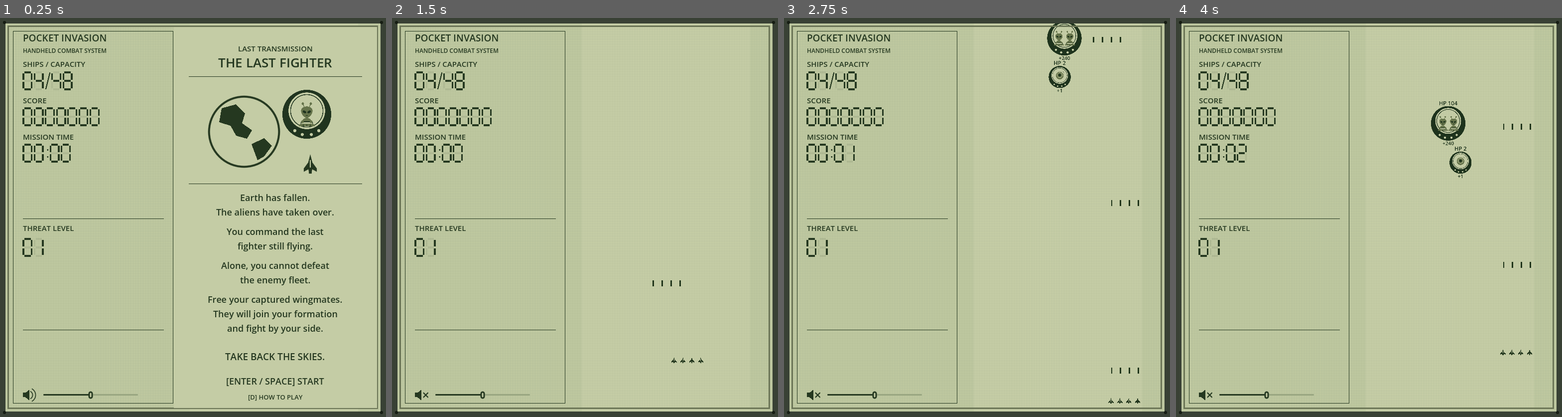
Above: before the commit, frames 1-4 (left to right).
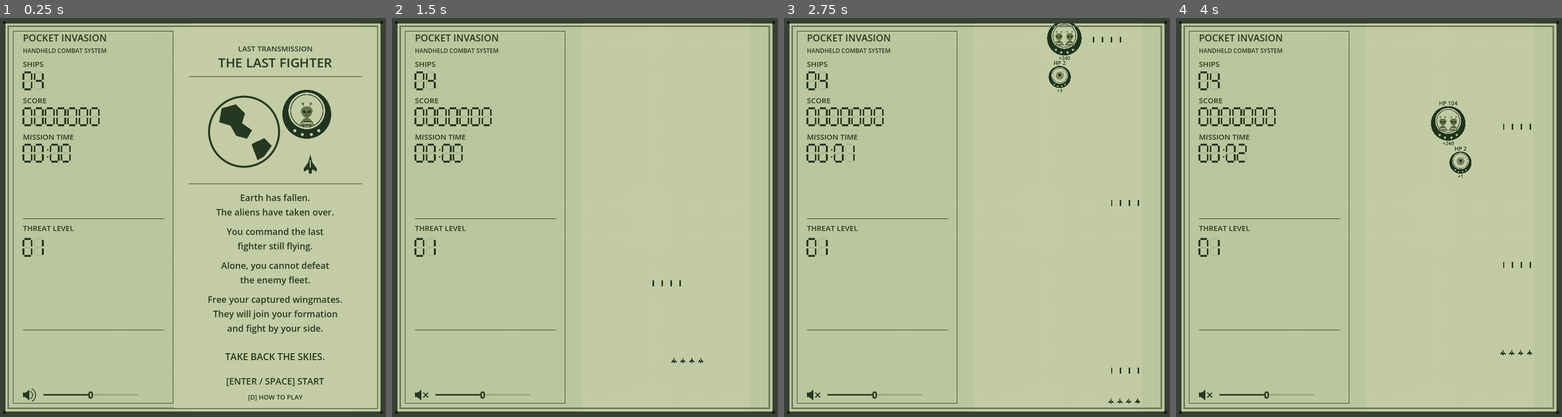
Above: after the commit, the same moments.

Repository: barmassimo/pocket-invasion
Game: Godot game, scene res://scenes/main.tscn
Two runs of this game, one before a commit and one after it. Both use one fixed random seed, a clock stepped at 60 frames per second and the inputs below.
Inputs (mouse positions are in pixels of both pictures, inside the frame that each line leads up to):
- Up to frame 1 (0.25 s): no input
- Up to frame 2 (1.5 s): click (422, 393) at 0.5 s; tap Enter at 1.25, 1.35 s; move the mouse to (669, 197) at 1.27 s; hold D from 1.28 s (still down); click (669, 197) at 1.42 s
- Up to frame 3 (2.75 s): tap Space at 1.52, 1.55, 1.82, 2.1, 2.27, 2.57 s; move the mouse to (899, 237) at 2.02 s; release D at 2.03 s; hold S from 2.03 s (still down); tap Enter at 2.3 s
- Up to frame 4 (4 s): move the mouse to (1407, 129) at 2.77 s; release S at 2.78 s; hold D 2.78-3.53 s; tap Enter at 2.85, 3.8 s; tap Space at 3.05, 3.77 s; move the mouse to (1349, 297) at 3.52 s; hold W from 3.53 s (still down); tap Ctrl at 3.6 s; click (1349, 297) at 3.67 s

The runs differ from the first frame. In frame 1, 0.2% of the frame differs, in the area x 11-23%, y 11-19%; in frame 2, 0.2%; in frame 3, 0.2%; in frame 4, 0.2%.

Commit message:
Remove fleet size cap and grow ship rendering dynamically

Diff:
--- a/game/scripts/checks.gd
+++ b/game/scripts/checks.gd
@@ -201,13 +201,15 @@
 	game.reset_run(true, 123)
 	var limits_valid: bool = true
 	for time: float in [0.0, 89.99, 90.0, 180.0, 270.0, 1800.0]:
+		game.reset_run(true, 123)
 		game.elapsed = time
 		for i: int in range(120):
 			game.add_soldier()
-		limits_valid = limits_valid and game.squad.size() == 48
-	check(limits_valid, "Fleet capacity stays at 48 at start, former unlock times and thirty minutes")
-	game.reset_run(true, 123)
-	check(Rules.MAX_SOLDIERS == 48 and game.squad.size() == Rules.START_SOLDIERS and game.elapsed == 0.0 and Rules.difficulty_time(game.elapsed) == 60.0 and Rules.threat_level(game.elapsed) == 1, "Restart restores four ships, internal level two and displayed level one")
+		game.arrange()
+		limits_valid = limits_valid and game.squad.size() == 124 and game.soldier_batches[0].multimesh.visible_instance_count == 124
+	check(limits_valid, "Fleet grows beyond 48 with every ship rendered at all survival times")
+	game.reset_run(true, 123)
+	check(game.squad.size() == Rules.START_SOLDIERS and game.elapsed == 0.0 and Rules.difficulty_time(game.elapsed) == 60.0 and Rules.threat_level(game.elapsed) == 1, "Restart restores four ships, internal level two and displayed level one")
 	game.reset_run(true, 123)
 	var small: CourseTarget = game.spawn_target(-3, -4, 0, Rules.target_health(0, 20, 1.0, 0), Rules.target_reward(0, 0), 0)
 	var large: CourseTarget = game.spawn_target(3, -4, 0, Rules.target_health(0, 20, 1.0, 2), Rules.target_reward(0, 2), 2)
@@ -231,12 +233,12 @@
 	check(game.squad.size() == Rules.START_SOLDIERS + 4, "Destroying large reinforcement target grants its four-soldier reward")
 	game.reset_run(true, 123)
 	game.elapsed = 270.0
-	for i: int in range(28):
+	for i: int in range(44):
 		game.add_soldier()
 	game.arrange()
 	var command: CourseTarget = game.spawn_target(0, -15, 0, 1, Rules.target_reward(0, 4), 4)
 	game.destroy_target(command)
-	check(game.squad.size() == 48 and Rules.shot_damage(game.squad.size()) == 1, "Command supply grants sixteen soldiers while shot damage stays at one")
+	check(game.squad.size() == 64 and Rules.shot_damage(game.squad.size()) == 1, "Command supply grants sixteen soldiers while shot damage stays at one")
 	var damage4: int = parallel_damage(game, 4)
 	var damage12: int = parallel_damage(game, 12)
 	var damage24: int = parallel_damage(game, 24)
@@ -320,7 +322,7 @@
 	send_key(KEY_DOWN, false)
 	check(game.player_z > forward_z, "S and down arrow move the fleet toward the bottom")
 	var edges_valid: bool = true
-	for count: int in [Rules.START_SOLDIERS, Rules.MAX_SOLDIERS]:
+	for count: int in [Rules.START_SOLDIERS, 124]:
 		game.reset_run(true, 123)
 		game.elapsed = 270.0
 		for i: int in range(count - Rules.START_SOLDIERS):
@@ -336,7 +338,7 @@
 		for ship: Node3D in game.squad:
 			bottom_y = maxf(bottom_y, game.camera.unproject_position(ship.position + Vector3(0, 0.35, 0)).y)
 		edges_valid = edges_valid and top_y >= 24 and top_y <= 40 and bottom_y >= 760 and bottom_y <= 776
-	check(edges_valid, "Small and full fleets can reach both screen edges without leaving the frame")
+	check(edges_valid, "Small and expanded fleets can reach both screen edges without leaving the frame")
 	game.reset_run(true, 123)
 	game.spawn_clock = 999.0
 	var moving_threat: CourseTarget = game.spawn_target(game.squad[0].position.x, game.player_z - 1.0, 1, 999, 50)
@@ -414,7 +416,7 @@
 	for i: int in range(120):
 		game.add_soldier()
 	game.arrange()
-	check(game.squad.size() == Rules.MAX_SOLDIERS, "Squad capacity bounded")
+	check(game.squad.size() == 124, "All reinforcements are retained beyond the former capacity")
 	await process_frame
 	var camera: Camera3D = game.get_viewport().get_camera_3d()
 	var viewport_size: Vector2 = game.get_viewport().get_visible_rect().size
@@ -422,12 +424,12 @@
 	for soldier: Node3D in game.squad:
 		var screen: Vector2 = camera.unproject_position(soldier.position)
 		formation_visible = formation_visible and screen.y > viewport_size.y * 0.8 and screen.y < viewport_size.y - 20.0
-	check(formation_visible, "Full formation stays visible in the bottom fifth of the screen")
+	check(formation_visible, "Expanded formation stays visible in the bottom fifth of the screen")
 	game.reset_run(true, 123)
 	var constant_damage: bool = true
-	for fleet_size: int in range(1, Rules.MAX_SOLDIERS + 1):
+	for fleet_size: int in range(1, 125):
 		constant_damage = constant_damage and Rules.shot_damage(fleet_size) == 1
-	check(constant_damage, "Every fleet size from 1 to 48 deals exactly one HP per projectile")
+	check(constant_damage, "Every tested fleet size from 1 to 124 deals exactly one HP per projectile")
 	game.reset_run(true, 123)
 	var rear: CourseTarget = game.spawn_target(0, -8, 1, 100, 50)
 	var front: CourseTarget = game.spawn_target(0, -10, 1, 100, 50)
--- a/game/scripts/invasion_rules.gd
+++ b/game/scripts/invasion_rules.gd
@@ -2,7 +2,6 @@
 extends RefCounted
 
 const START_SOLDIERS: int = 4
-const MAX_SOLDIERS: int = 48
 const ROAD_HALF: float = 5.5
 const CAMERA_POSITION := Vector3(0, 21, 11.8)
 const CAMERA_FOCUS := Vector3(0, 0, -8.2)
@@ -70,7 +69,11 @@
 	return 6 if count <= 24 else 8
 
 static func formation_spacing(count: int) -> Vector2:
-	return Vector2(SPACING, SPACING) if count <= 24 else Vector2(0.46, 0.30)
+	if count <= 24:
+		return Vector2(SPACING, SPACING)
+	# Keep additional ranks inside the existing formation depth.
+	var rear_row: int = maxi(1, (count - 1) / formation_columns(count))
+	return Vector2(0.46, minf(0.30, 1.5 / rear_row))
 
 static func movement_limit(count: int) -> float:
 	return ROAD_HALF - float(mini(count, formation_columns(count)) - 1) * formation_spacing(count).x / 2.0 - 0.3
--- a/game/scripts/lcd_display.gd
+++ b/game/scripts/lcd_display.gd
@@ -103,8 +103,8 @@
 		draw_circle(at, 3, Color("161d13"))
 	caption(Vector2(46, 47), "POCKET INVASION", 19)
 	caption(Vector2(46, 70), "HANDHELD COMBAT SYSTEM", 12)
-	caption(Vector2(46, 98), "SHIPS / CAPACITY")
-	segment_text("%02d/%02d" % [soldiers, Rules.MAX_SOLDIERS], Vector2(47, 109), 34)
+	caption(Vector2(46, 98), "SHIPS")
+	segment_text("%02d" % soldiers, Vector2(47, 109), 34)
 	caption(Vector2(46, 171), "SCORE")
 	segment_text("%07d" % score, Vector2(47, 181), 34)
 	caption(Vector2(46, 244), "MISSION TIME")
--- a/game/scripts/main.gd
+++ b/game/scripts/main.gd
@@ -96,7 +96,7 @@
 	box(Vector3(11, 0.3, 40), Vector3(0, -0.3, -8), mat(Color("c4cca5")))
 	bullet_batch = create_batch(Vector3(0.09, 0.09, 0.45), yellow, Rules.MAX_BULLETS)
 	bullet_mesh = bullet_batch.multimesh.mesh as BoxMesh
-	var ships: MultiMeshInstance3D = create_batch(Vector3.ONE, blue, Rules.MAX_SOLDIERS)
+	var ships: MultiMeshInstance3D = create_batch(Vector3.ONE, blue, Rules.START_SOLDIERS)
 	var hull := PlaneMesh.new()
 	hull.size = Vector2(0.44, 0.60)
 	ships.multimesh.mesh = hull
@@ -204,8 +204,6 @@
 	update_hud()
 
 func add_soldier() -> void:
-	if squad.size() >= Rules.MAX_SOLDIERS:
-		return
 	var soldier := Node3D.new()
 	add_child(soldier)
 	squad.append(soldier)
@@ -220,7 +218,10 @@
 	var offsets: Array[Vector3] = [Vector3(0, 0.35, 0)]
 	var icon_scale: Vector3 = Vector3(0.70, 1.0, 0.43) if squad.size() > 24 else Vector3.ONE
 	for part: int in range(soldier_batches.size()):
-		soldier_batches[part].multimesh.visible_instance_count = squad.size()
+		var instances: MultiMesh = soldier_batches[part].multimesh
+		if instances.instance_count < squad.size():
+			instances.instance_count = maxi(squad.size(), instances.instance_count * 2)
+		instances.visible_instance_count = squad.size()
 		for i: int in range(squad.size()):
 			soldier_batches[part].multimesh.set_instance_transform(i, Transform3D(Basis.from_scale(icon_scale), squad[i].position + offsets[part] * icon_scale))
 
